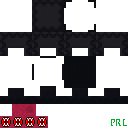
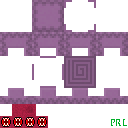
Layers edited between the first and the second w=128, h=128 image:
hid group "Shulker Colors" (16 layers) over [0, 0, 128, 104]
